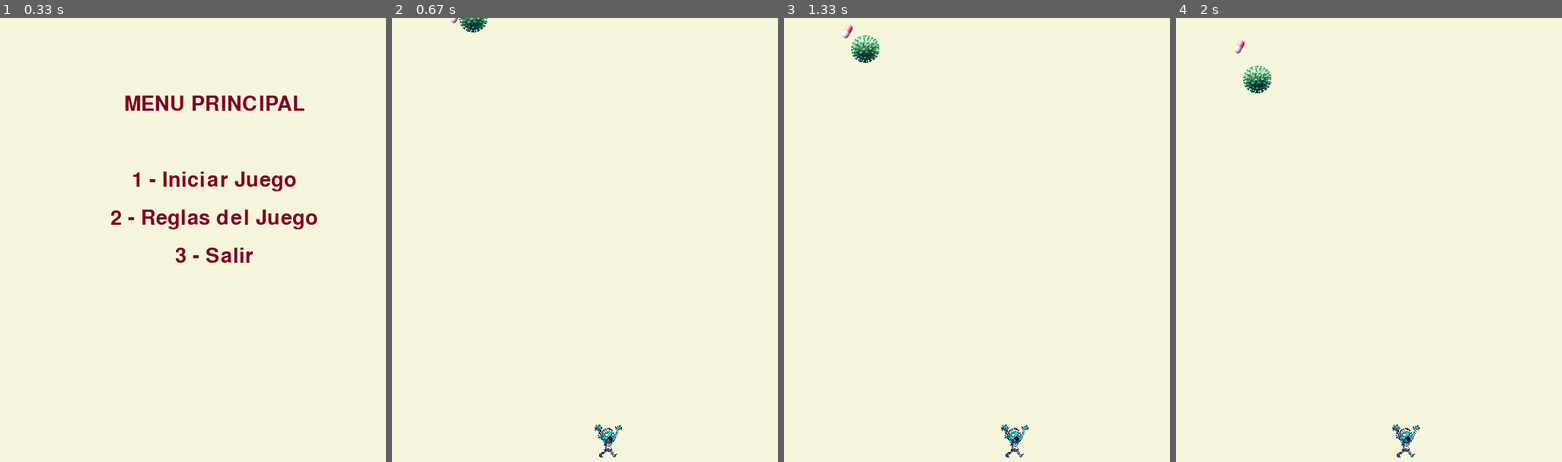
Above: before the commit, frames 1-4 (left to right).
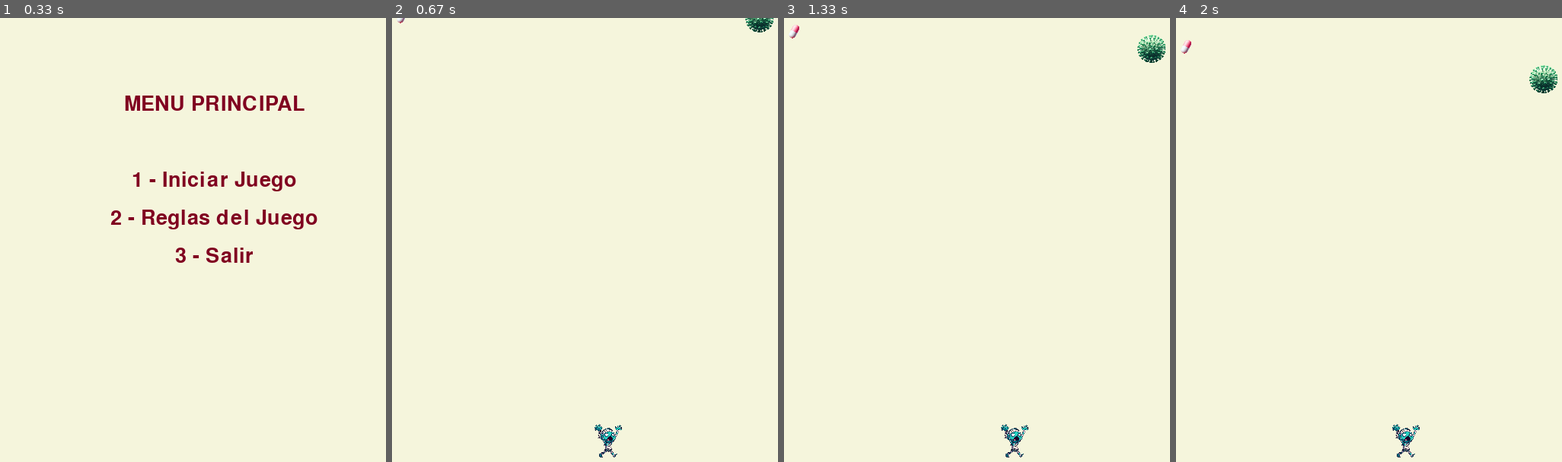
Above: after the commit, the same moments.

Repository: VictoriaCema/Pygame_2doParcial
Game: pygame game, started from main_juego.py
Same seed, same stepped clock (60 frames per second), same inputs: the game is played once before the commit and once after it.
Inputs:
- Up to frame 1 (0.33 s): no input
- Up to frame 2 (0.67 s): tap 1 at 0.33 s
- Up to frame 3 (1.33 s): hold Right 0.67-1.13 s; hold Right from 1.17 s (still down)
- Up to frame 4 (2 s): release Right at 1.63 s; hold Left from 1.67 s (still down)

Frame 1 is identical in both runs. In frame 2, 0.4% of the frame differs, in the area x 1-99%, y 0-4%; in frame 3, 0.7%, in the area x 1-99%, y 1-11%; in frame 4, 0.7%.

Commit message:
Modularice aun mas el codigo creando mas funciones

Diff:
--- a/main_juego.py
+++ b/main_juego.py
@@ -16,11 +16,8 @@
 
     if opcion == "iniciar":
         # Inicia el juego (coloca aquí el bucle del juego)
-            # Reiniciar estado del jugador y posiciones
-        estado_jugador = {"pildoras": 0, "virus": 0, "vidas": 3}
-        x_pildora, y_pildora = random.randint(0, medidas_ventana[0] - ancho_pildora), -alto_pildora
-        x_virus, y_virus = random.randint(0, medidas_ventana[0] - ancho_virus), -alto_virus
-        x_somvicks, y_somvicks = (medidas_ventana[0] - ancho_somvicks) // 2, medidas_ventana[1] - alto_somvicks - 20
+        # Reiniciar estado del jugador y posiciones
+        estado_jugador, x_pildora, y_pildora, x_virus, y_virus, x_somvicks, y_somvicks = inicializar_estado_juego()
         contador_pildora = 0
         resultado = None
 
@@ -32,25 +29,12 @@
 
         # Mover el Somvicks de izquierda a derecha con las teclas de flechitas del teclado
         teclas = pygame.key.get_pressed()
-        if teclas[pygame.K_LEFT] and x_somvicks > 0:
-            x_somvicks -= velocidad_personaje
-        if teclas[pygame.K_RIGHT] and x_somvicks < medidas_ventana[0] - ancho_somvicks:
-            x_somvicks += velocidad_personaje
+        x_somvicks = mover_personaje(teclas, x_somvicks)
 
         # Hacer que la pildora caiga
         # Incrementar el contador de la píldora
-        contador_pildora += 1
-        if contador_pildora >= caida_cada_n_frames:
-            y_pildora += 1  # Incrementa en 1 (entero)
-            contador_pildora = 0  # Reinicia el contador
-
-        # Reiniciar la píldora si cruza el borde inferior
-        if y_pildora > medidas_ventana[1]:
-            x_pildora = random.randint(0, medidas_ventana[0] - ancho_pildora)
-            y_pildora = -alto_pildora
-
-        # Mover el virus hacia abajo
-        y_virus += velocidad_virus
+        contador_pildora, x_pildora, y_pildora = actualizar_pildora(contador_pildora, x_pildora, y_pildora)
+        x_virus, y_virus = actualizar_virus(x_virus, y_virus)
 
         rect_somvicks = pygame.Rect(x_somvicks, y_somvicks, ancho_somvicks, alto_somvicks)
         rect_pildora = pygame.Rect(x_pildora, y_pildora, ancho_pildora, alto_pildora)
@@ -75,30 +59,11 @@
                 resultado = "perdiste"
                 jugando = False
 
-        # Reiniciar el virus si cruza el borde inferior
-        if y_virus > medidas_ventana[1]:
-            x_virus = random.randint(0, medidas_ventana[0] - ancho_virus)
-            y_virus = -alto_virus
-
-        # Dibujar elementos
-        ventana.fill(beige_clarito)
-        ventana.blit(somvicks, (x_somvicks, y_somvicks))
-        ventana.blit(pildora, (x_pildora, y_pildora))
-        ventana.blit(virus, (x_virus, y_virus))
-        pygame.display.flip()
+        # Dibujar pantalla
+        dibujar_elementos(ventana, x_somvicks, y_somvicks,x_pildora, y_pildora, x_virus, y_virus)
 
     # Pantalla final
     pygame.mixer.music.stop()
 
-    # Mostrar pantalla final según el resultado del juego
-    if resultado == "ganaste":
-        sonido_ganar.play()
-        ventana.fill((0, 0, 0))  # Fondo negro
-        ventana.blit(ganaste_img, ((medidas_ventana[0] - 400) // 2, (medidas_ventana[1] - 300) // 2))
-    elif resultado == "perdiste":
-        sonido_perder.play()
-        ventana.fill((0, 0, 0))  # Fondo negro
-        ventana.blit(game_over_img, ((medidas_ventana[0] - 400) // 2, (medidas_ventana[1] - 300) // 2))
-
-    pygame.display.flip()
-    pygame.time.wait(3000)  # Esperar 3 segundos antes de volver al menú
+    # Pantalla final
+    mostrar_pantalla_final(ventana, resultado)
Binary file removed: menu.png
